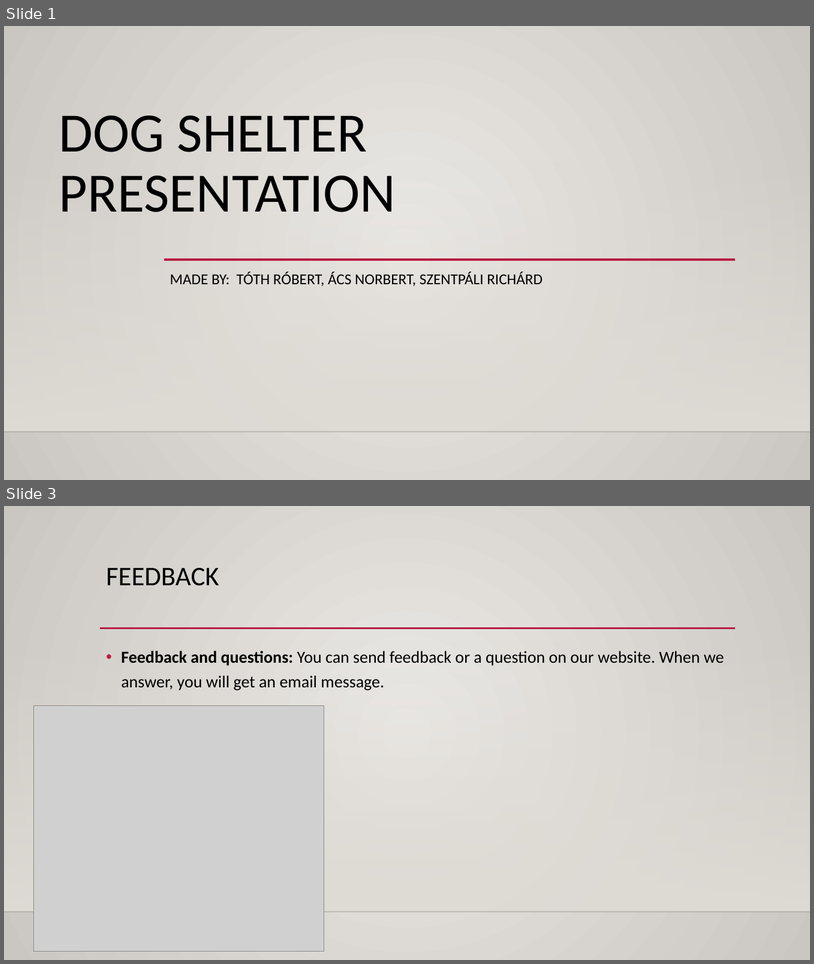
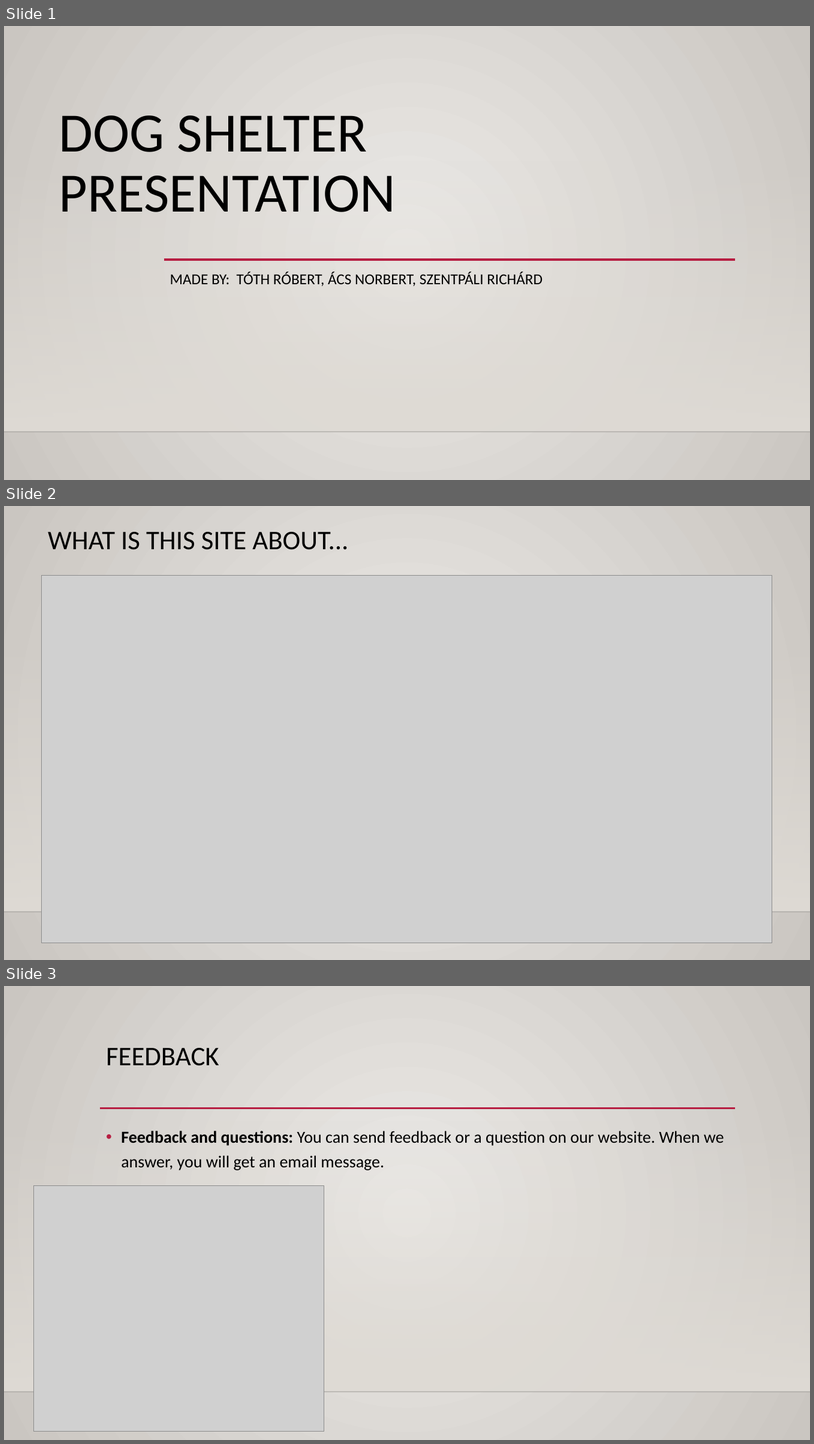
Before and after one commit to Robinhood0123/kutyak, a slide deck: menhelybemutato 1.pptx. Shown one above the other, each under a label of ours: slides 1 and 3 before the commit, slides 1, 2 and 3 after it; the slides between them are not shown. The pictures are 814x964 and 814x1444 pixels, drawn with LibreOffice and Linux fonts; fonts in the diff are those of the drawing; grey boxes stand for pictures; background and template pictures are left out. Boxes give left, top, right and bottom in pixels: in the first picture for what was removed or moved away, otherwise in the second. Text is boxed around its words. In the diff, an @@ line names an element or a change of style, - is before the commit and + after.

```diff
--- a/menhelybemutato 1.pptx
+++ b/menhelybemutato 1.pptx
@@ slide 2 added at (4, 506, 810, 960), background gradient #ECEAE7 to #CAC7C1; not listed: 2 template elements that a slide beside it also shows @@
@@ title added at (48, 532, 348, 550), 32 pt, text #000000 @@
+WHAT IS THIS SITE ABOUT...
@@ picture added at (42, 576, 772, 943) @@
```
Also in this commit, not shown: 2 slides removed.
